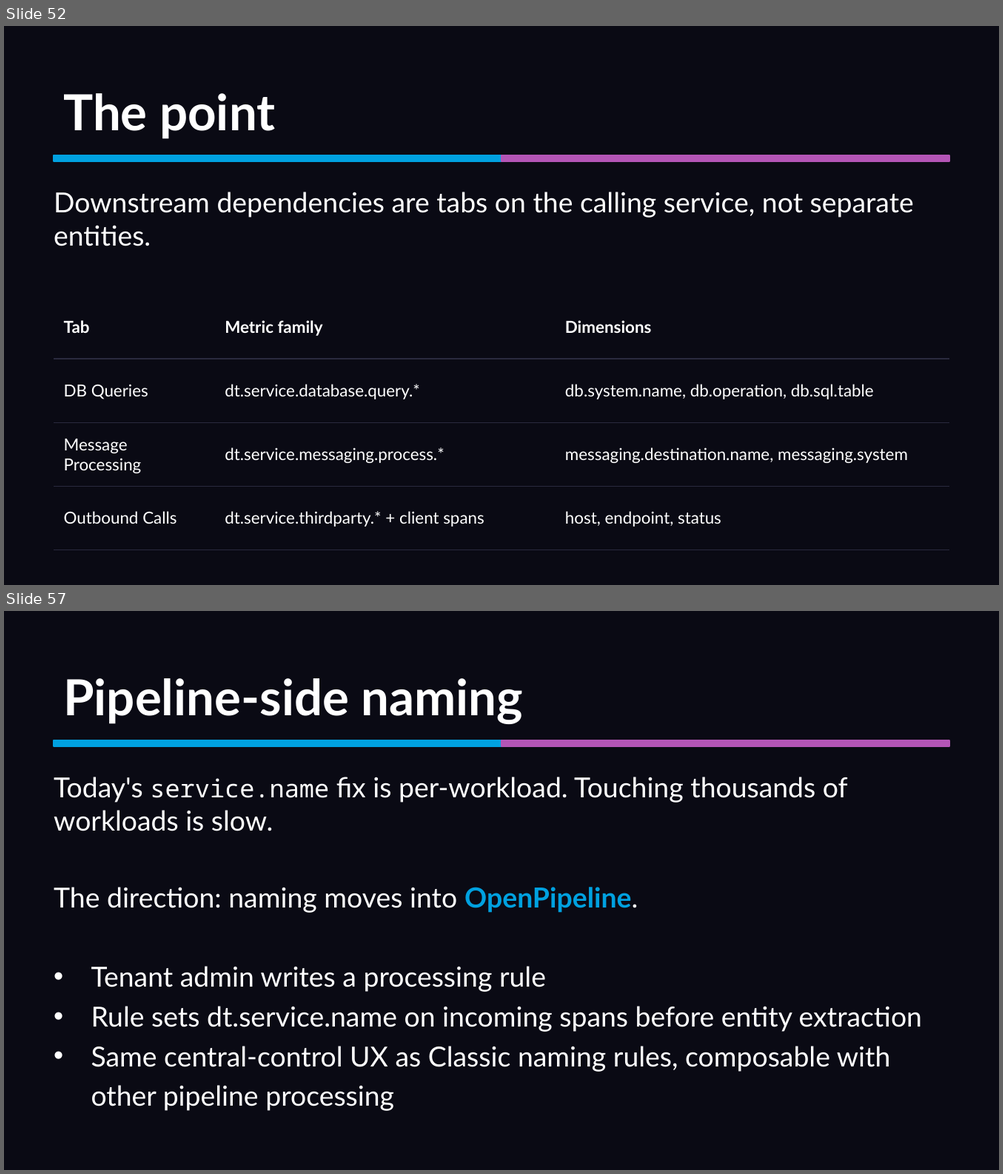
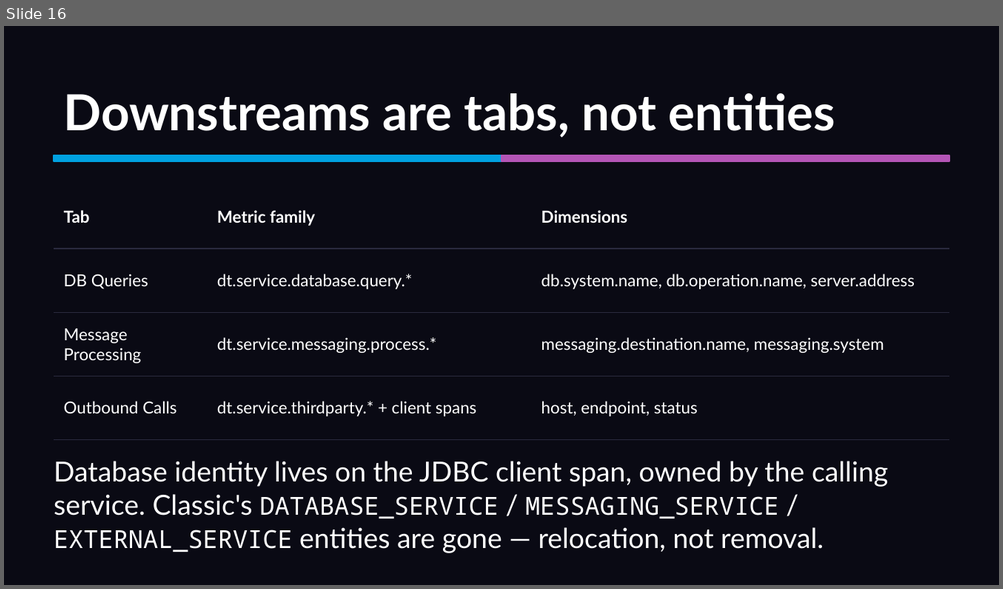
Before and after one commit to mreider/orders-demo, a slide deck: presentation/sdv2-presentation.pptx. Shown one above the other, each under a label of ours: slides 52 and 57 before the commit, slide 16 after it; the slides between them are not shown. The pictures are 1003x1174 and 1003x589 pixels, drawn with LibreOffice and Linux fonts; fonts in the diff are those of the drawing. Boxes give left, top, right and bottom in pixels: in the first picture for what was removed or moved away, otherwise in the second. Text is boxed around its words. In the diff, an @@ line names an element or a change of style, - is before the commit and + after.

```diff
--- a/presentation/sdv2-presentation.pptx
+++ b/presentation/sdv2-presentation.pptx
@@ slide 57 removed at [4, 611, 999, 1170], background #0A0A14 @@
@@ text removed at [63, 678, 523, 724] @@
-Pipeline-side naming
@@ rectangle removed at [54, 741, 501, 746] @@
@@ rectangle removed at [501, 741, 949, 746] @@
@@ text removed at [54, 777, 848, 832] @@
-Today's service.name fix is per-workload. Touching thousands of workloads is slow.
@@ text removed at [54, 887, 637, 913] @@
-The direction: naming moves into OpenPipeline.
@@ text removed at [91, 966, 922, 1111] @@
-• Tenant admin writes a processing rule
-• Rule sets dt.service.name on incoming spans before entity extraction
-• Same central-control UX as Classic naming rules, composable with other pipeline processing
@@ what was slide 52 is now slide 16 @@
@@ slide 16 changed as well @@
@@ text at [63, 93, 835, 138]: text changed @@
-The point
+Downstreams are tabs, not entities
@@ table at [54, 185, 949, 420] @@
-row 2, column 3: db.system.name, db.operation, db.sql.table
+row 2, column 3: db.system.name, db.operation.name, server.address
@@ table: place and size @@
-table at [54, 295, 949, 530]
+table at [54, 185, 949, 420]
@@ text removed at [54, 192, 913, 247] @@
-Downstream dependencies are tabs on the calling service, not separate entities.
@@ text added at [54, 461, 888, 554], 20 pt, text #FFFFFF @@
+Database identity lives on the JDBC client span, owned by the calling service. Classic's DATABASE_SERVICE / MESSAGING_SERVICE / EXTERNAL_SERVICE entities are gone — relocation, not removal.
```
Also in this commit, not shown: 5 other slides changed, 11 slides added, 51 other slides removed, 54 other files.
